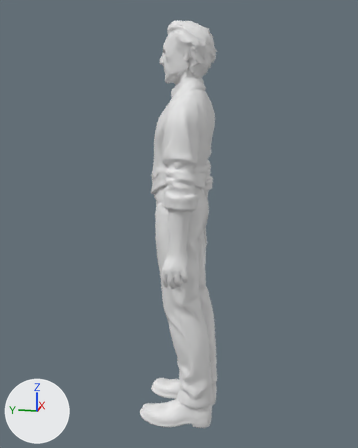
Renders of the glTF model assets/people/doctor_s2_talking.glb from each side of a commit.
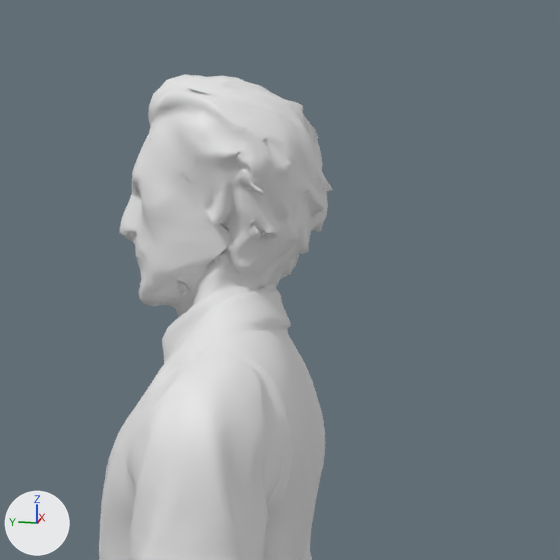
Each version appears first whole from a camera (50 mm lens) standing at (-2.113, -0.378, 1.459) and looking at (0.009, 0.046, 0.928), and next in a close-up on the part from 36% to 78% of the width and 0% to 34% of the height. Lighting does not change. The marker at lower left points along +X, +Y and +Z. The first two pictures are the older version.

The first close-up shows 'body_head', 'body_skin'.
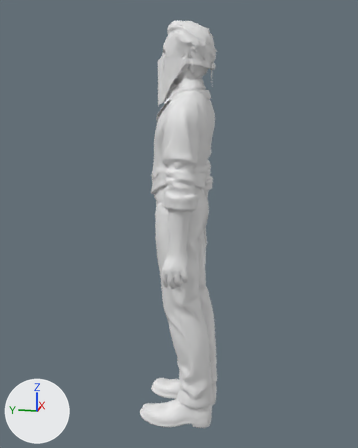
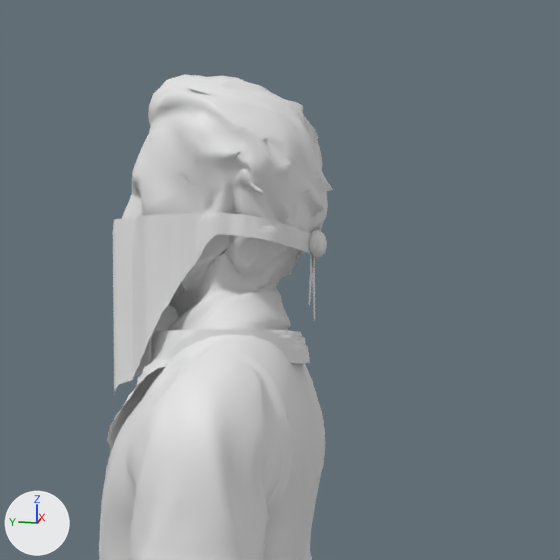
What differs and where, as boxes [x1, y1, x2, y2] in the close-ups (560 x 560 px):
'cloth_bandana_mask', added: after [113, 212, 327, 394]
'cloth_bandana', added: after [107, 329, 310, 454]

What the commit changed:
Mesh me_cloth_bandana is new.
It has 1536 vertices, 2880 faces and spans x -0.102..0.094, y -0.09..0.139, z 1.363..1.508.
Mesh me_cloth_bandana_mask is new.
It has 1626 vertices, 3024 faces and spans x -0.088..0.087, y -0.108..0.134, z 1.438..1.629.
Object 'cloth_bandana' (ob_cloth_bandana) is new; it shows me_cloth_bandana.
Its location is (0.0, 0.0, 0.0).
Object 'cloth_bandana_mask' (ob_cloth_bandana_mask) is new; it shows me_cloth_bandana_mask.
Its location is (0.0, 0.0, 0.0).
